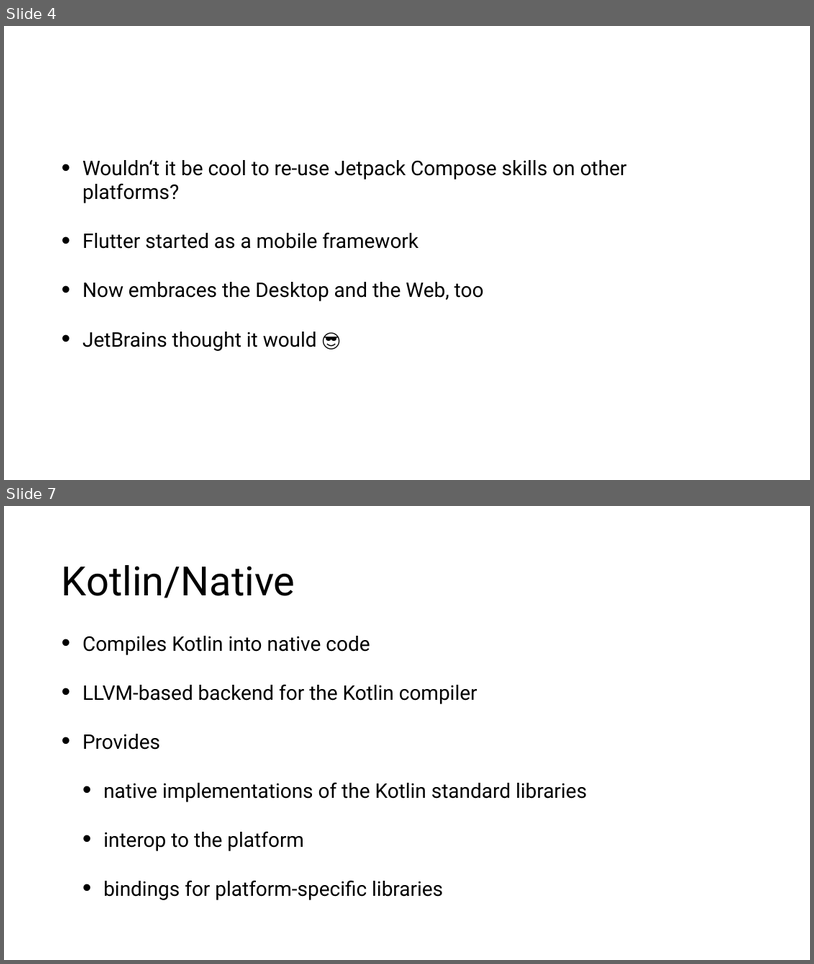
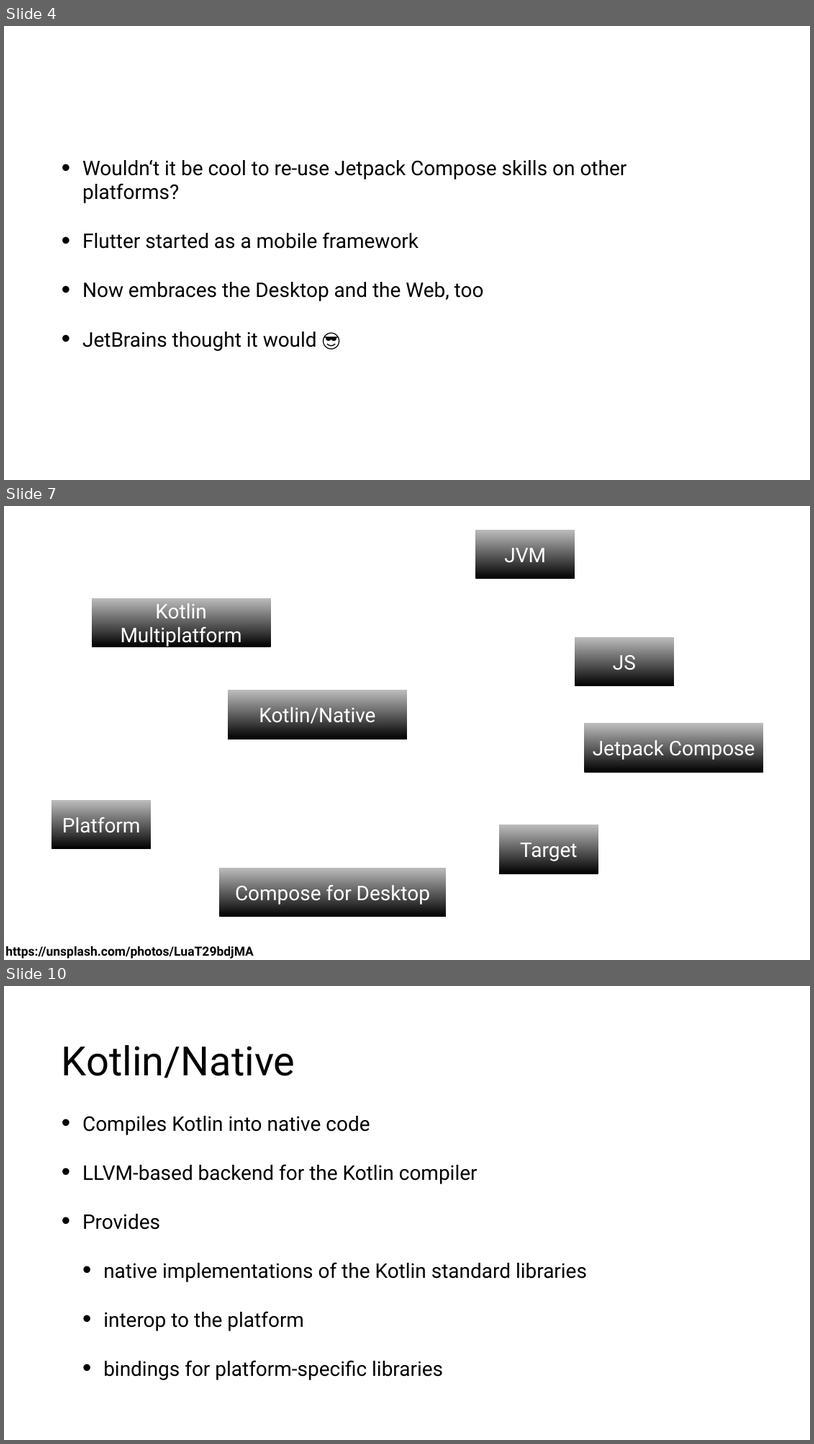
Before and after one commit to tkuenneth/compose_workshop, a slide deck: slides/06_Beyond Android.pptx. Shown one above the other, each under a label of ours: slides 4 and 7 before the commit, slides 4, 7 and 10 after it; the slides between them are not shown. The pictures are 814x964 and 814x1444 pixels, drawn with LibreOffice and Linux fonts; fonts in the diff are those of the drawing; background and template pictures are left out. Boxes give left, top, right and bottom in pixels: in the first picture for what was removed or moved away, otherwise in the second. Text is boxed around its words. In the diff, an @@ line names an element or a change of style, - is before the commit and + after.

```diff
--- a/slides/06_Beyond Android.pptx
+++ b/slides/06_Beyond Android.pptx
@@ slide 7 added at [4, 506, 810, 960], background picture (left out) @@
@@ text added at [476, 530, 575, 579], fill gradient #000000 to #BDBDBD, 48 pt, text #FFFFFF @@
+JVM
@@ text added at [92, 598, 271, 647], fill gradient #000000 to #BDBDBD, 48 pt, text #FFFFFF @@
+Kotlin Multiplatform
@@ text added at [575, 637, 674, 686], fill gradient #000000 to #BDBDBD, 48 pt, text #FFFFFF @@
+JS
@@ text added at [228, 690, 407, 739], fill gradient #000000 to #BDBDBD, 48 pt, text #FFFFFF @@
+Kotlin/Native
@@ text added at [584, 723, 764, 772], fill gradient #000000 to #BDBDBD, 48 pt, text #FFFFFF @@
+Jetpack Compose
@@ text added at [52, 800, 151, 849], fill gradient #000000 to #BDBDBD, 48 pt, text #FFFFFF @@
+Platform
@@ text added at [499, 824, 599, 874], fill gradient #000000 to #BDBDBD, 48 pt, text #FFFFFF @@
+Target
@@ text added at [219, 867, 446, 916], fill gradient #000000 to #BDBDBD, 48 pt, text #FFFFFF @@
+Compose for Desktop
@@ text added at [5, 946, 254, 958], 30 pt, text #000000, bold @@
+https://unsplash.com/photos/LuaT29bdjMA
@@ what was slide 7 is now slide 10 @@
```
Also in this commit, not shown: 3 slides changed, 5 other slides added, 2 slides removed.
